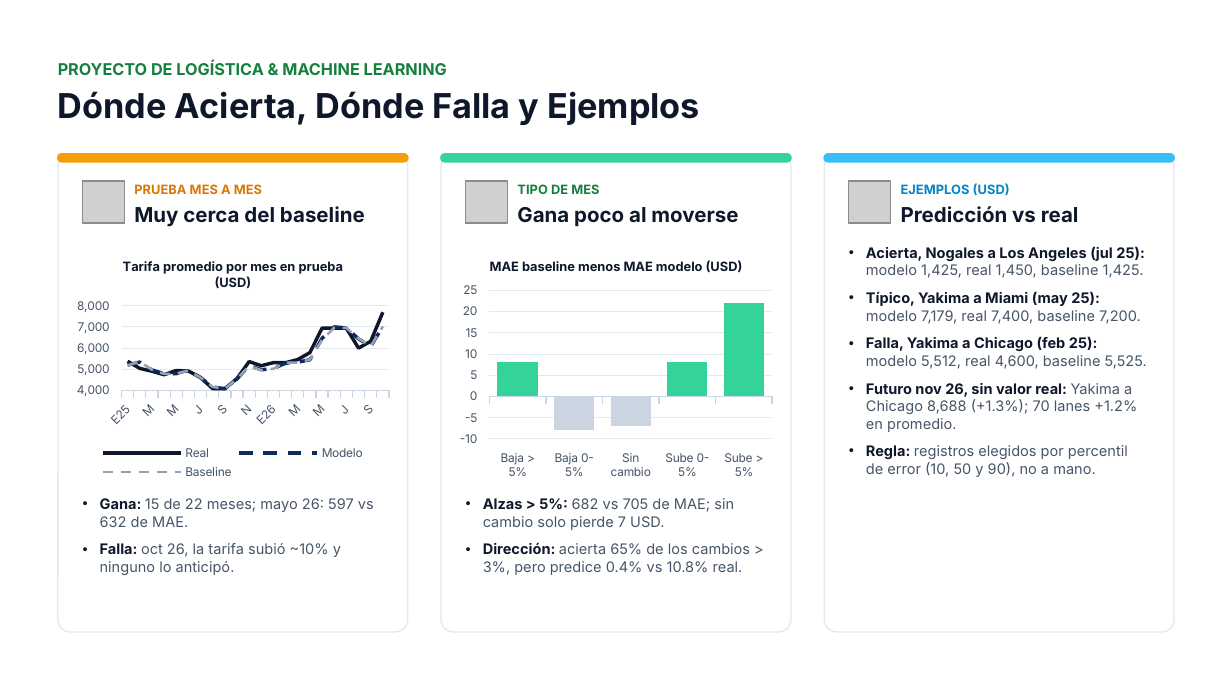
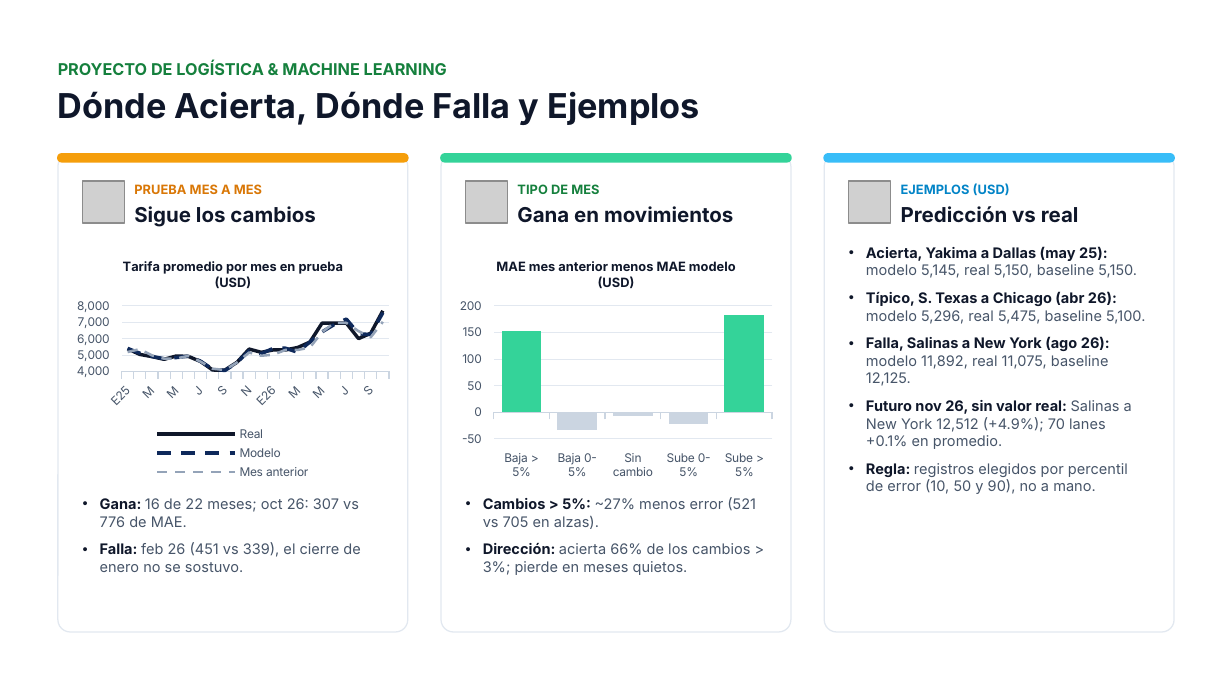
Before and after one commit to jmartinezvogel/reefer-spot-rate-forecasting, a slide deck: slide 5 of docs/ML_E4_Equipo1.pptx. Drawn at 1232x693 pixels with LibreOffice and Linux fonts; fonts in the diff are those of the drawing; grey boxes stand for pictures; background and template pictures are left out. Boxes give left, top, right and bottom in pixels: in the first picture for what was removed or moved away, otherwise in the second. Text is boxed around its words. In the diff, an @@ line names an element or a change of style, - is before the commit and + after.

Commit message:
E4: el modelo parte de la última semana del mes anterior
- Nueva información: primera y última semana de cada lane-mes, que ya se
  conoce al pronosticar (correlación de 0.53 con el cambio del mes siguiente).
- El target es el cambio del mes contra esa última semana.
- Notebook simplificado (41 celdas, 3 gráficas) manteniendo la selección de
  lanes por corte y la verificación de la versión de datos.

Prueba: MAE 242 vs 299 del baseline del mes anterior (-19.0%), IC 95% 8.1% a 29.3%.

```diff
--- a/docs/ML_E4_Equipo1.pptx
+++ b/docs/ML_E4_Equipo1.pptx
@@ text at [134, 206, 315, 227]: text changed @@
-Muy cerca del baseline
+Sigue los cambios
@@ text at [517, 206, 733, 223]: text changed @@
-Gana poco al moverse
+Gana en movimientos
@@ line chart at [70, 244, 395, 484] @@
-Modelo: 5200, 5300, 5000, 4800, 4800, 5000, 4600, 4200, 4100, 4500, 5200, 5000, 5000, 5300, 5300, 5400, 6500, 7000, 6900, 6400, 6100, 7000
+Modelo: 5400, 5100, 4900, 4800, 4800, 4900, 4600, 4100, 4100, 4500, 5300, 5100, 5400, 5400, 5200, 5800, 6400, 6800, 7200, 6300, 6200, 7600
-Baseline: 5200, 5400, 5000, 4800, 4800, 4900, 4600, 4200, 4100, 4500, 5100, 5000, 5000, 5300, 5300, 5500, 6400, 7000, 6900, 6400, 6100, 7000
+Mes anterior: 5200, 5400, 5000, 4800, 4800, 4900, 4600, 4200, 4100, 4500, 5100, 5000, 5000, 5300, 5300, 5500, 6400, 7000, 6900, 6400, 6100, 7000
@@ column chart at [453, 244, 779, 484] @@
@@ title "MAE baseline menos MAE modelo (USD)" to "MAE mes anterior menos MAE modelo (USD)" @@
-Series 1: 8, -8, -7, 8, 22
+Series 1: 152, -34, -8, -23, 183
@@ colours of single points changed @@
@@ value axis changed @@
@@ text at [866, 291, 1145, 449]: text changed @@
-• Acierta, Nogales a Los Angeles (jul 25): modelo 1,425, real 1,450, baseline 1,425.
-• Típico, Yakima a Miami (may 25): modelo 7,179, real 7,400, baseline 7,200.
-• Falla, Yakima a Chicago (feb 25): modelo 5,512, real 4,600, baseline 5,525.
-• Futuro nov 26, sin valor real: Yakima a Chicago 8,688 (+1.3%); 70 lanes +1.2% en promedio.
+• Acierta, Yakima a Dallas (may 25): modelo 5,145, real 5,150, baseline 5,150.
+• Típico, S. Texas a Chicago (abr 26): modelo 5,296, real 5,475, baseline 5,100.
+• Falla, Salinas a New York (ago 26): modelo 11,892, real 11,075, baseline 12,125.
+• Futuro nov 26, sin valor real: Salinas a New York 12,512 (+4.9%); 70 lanes +0.1% en promedio.
@@ text at [100, 498, 360, 572]: text changed @@
-• Gana: 15 de 22 meses; mayo 26: 597 vs 632 de MAE.
-• Falla: oct 26, la tarifa subió ~10% y ninguno lo anticipó.
+• Gana: 16 de 22 meses; oct 26: 307 vs 776 de MAE.
+• Falla: feb 26 (451 vs 339), el cierre de enero no se sostuvo.
@@ text at [483, 497, 756, 575]: text changed @@
-• Alzas > 5%: 682 vs 705 de MAE; sin cambio solo pierde 7 USD.
-• Dirección: acierta 65% de los cambios > 3%, pero predice 0.4% vs 10.8% real.
+• Cambios > 5%: ~27% menos error (521 vs 705 en alzas).
+• Dirección: acierta 66% de los cambios > 3%; pierde en meses quietos.
```
Also in this commit, not shown: 5 other slides changed, 4 other files.
